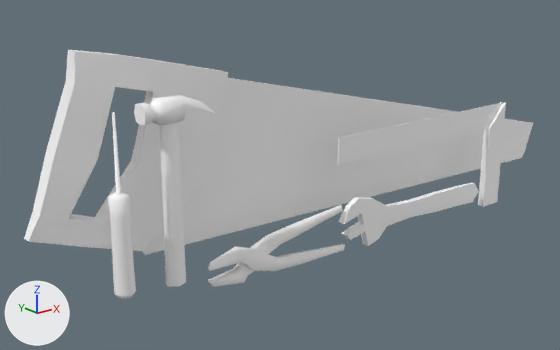
Before and after pictures for a commit that changed the FBX model Assets/Graphics/3D/Props/Prop_Tools_model.fbx.
Camera for both pictures: a 50 mm camera at (-0.481, -0.571, 0.305) aimed at (0.031, 0.07, 0.048). Arrows for +X, +Y and +Z are at lower left; the lights stay in place. Where no turn or scale is listed for an object, it has been applied to the vertices.

Objects in the first picture: 'Prop_NailHammer', 'Prop_PLyers', 'Prop_Ruler', 'Prop_Saw', 'Prop_Screwdriver', 'Prop_Wrench'.
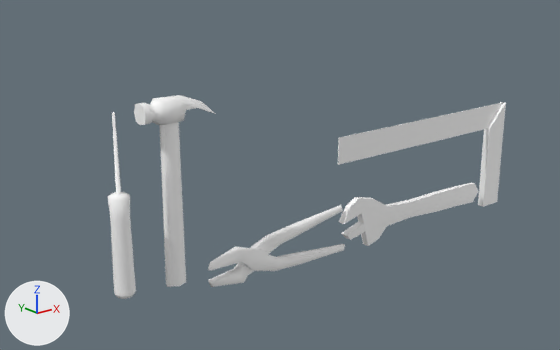
Boxes [x1, y1, x2, y2] around the edits, measured in the pictures (560 x 350 px):
'Prop_Saw', deleted
    before: [24, 50, 533, 255]

Edits to the bpy script that builds the scene:
```text
Remove ob_prop_saw:
    ob_prop_saw = bpy.data.objects.new('Prop_Saw', me_mesh)
    ob_prop_saw.location = (0.1071, 0.0512, 0.1024)
```
